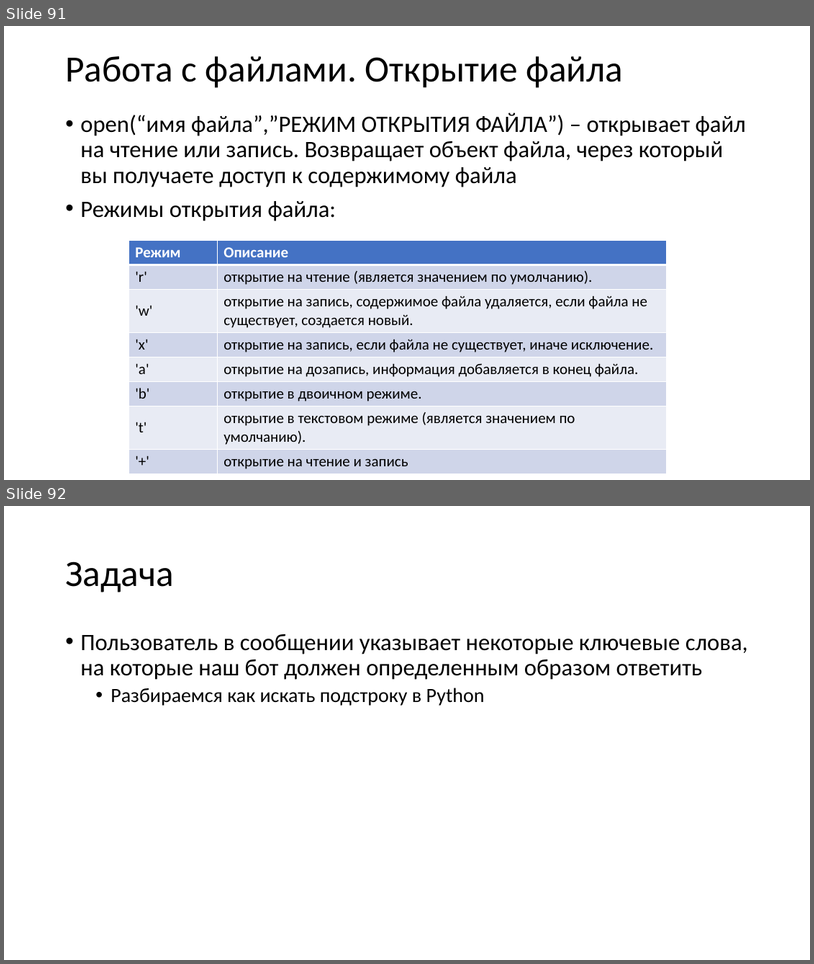
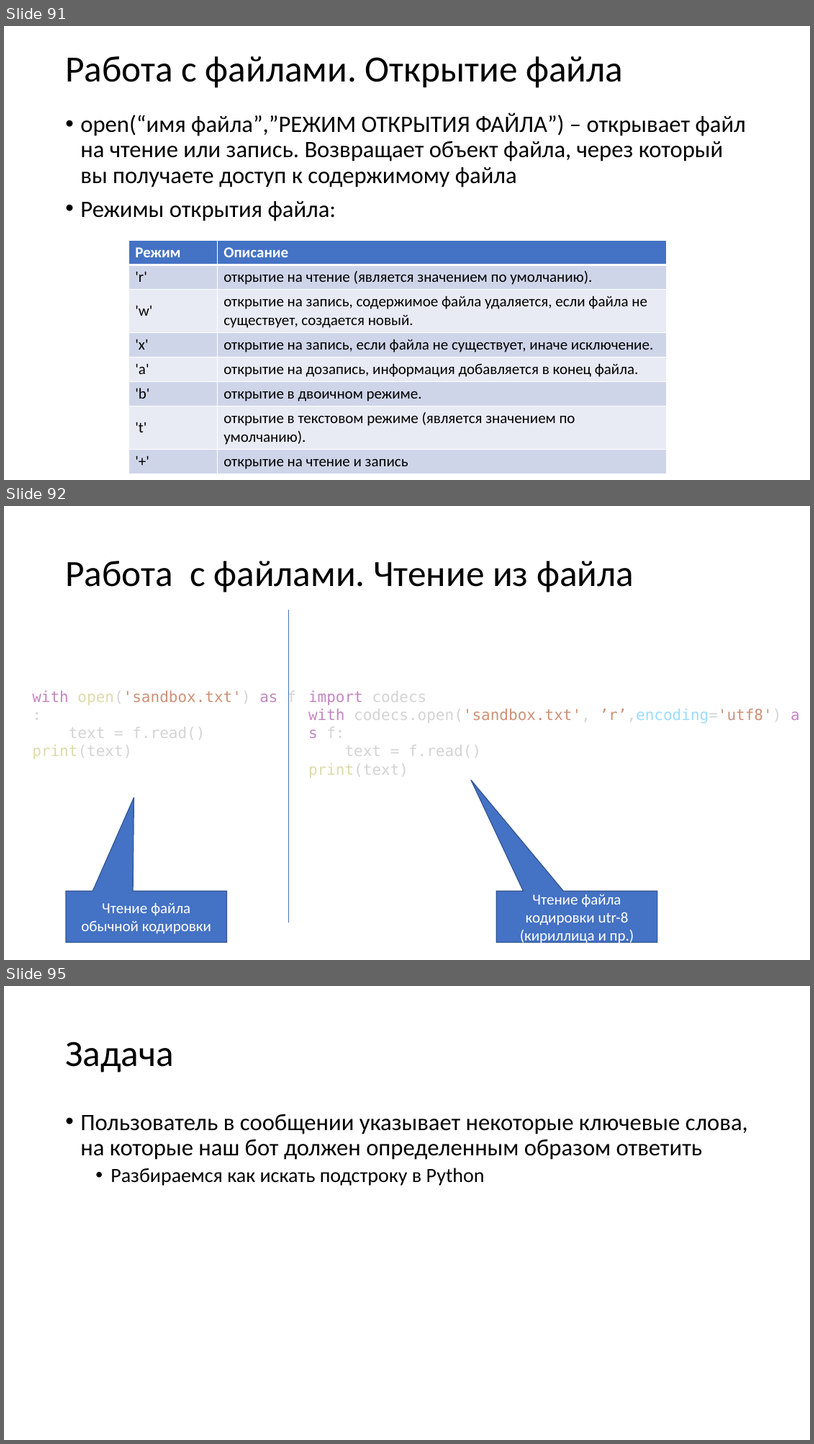
Before and after one commit to paveltsytovich/telegram-course, a slide deck: Presentation/Разработка ботов для телеграмм на Python.pptx. Shown one above the other, each under a label of ours: slides 91 and 92 before the commit, slides 91, 92 and 95 after it; the slides between them are not shown. The pictures are 814x964 and 814x1444 pixels, drawn with LibreOffice and Linux fonts; fonts in the diff are those of the drawing. Boxes give left, top, right and bottom in pixels: in the first picture for what was removed or moved away, otherwise in the second. Text is boxed around its words. In the diff, an @@ line names an element or a change of style, - is before the commit and + after.

```diff
--- a/Presentation/Разработка ботов для телеграмм на Python.pptx
+++ b/Presentation/Разработка ботов для телеграмм на Python.pptx
@@ slide 92 added at box(4, 506, 810, 960), background #FFFFFF @@
@@ title added at box(65, 561, 634, 592), 44 pt, text #000000 @@
+Работа с файлами. Чтение из файла
@@ line added from (289, 610) to (289, 922), #4472C4 0.5 pt @@
@@ text added at box(32, 690, 296, 759), 18 pt, text #D4D4D4 @@
+with open('sandbox.txt') as f:
+text = f.read()
+print(text)
@@ text added at box(309, 690, 782, 777), 18 pt, text #D4D4D4 @@
+import codecs
+with codecs.open('sandbox.txt', ’r’,encoding='utf8') as f:
+text = f.read()
+print(text)
@@ speech box added at box(66, 890, 226, 942), fill #4472C4, outline #325491 1 pt, 18 pt, text #FFFFFF @@
+Чтение файла обычной кодировки
@@ speech box added at box(497, 890, 658, 942), fill #4472C4, outline #325491 1 pt, 18 pt, text #FFFFFF @@
+Чтение файла кодировки utr-8 (кириллица и пр.)
@@ what was slide 92 is now slide 95 @@
```
Also in this commit, not shown: 2 other slides added, 1 other file.
